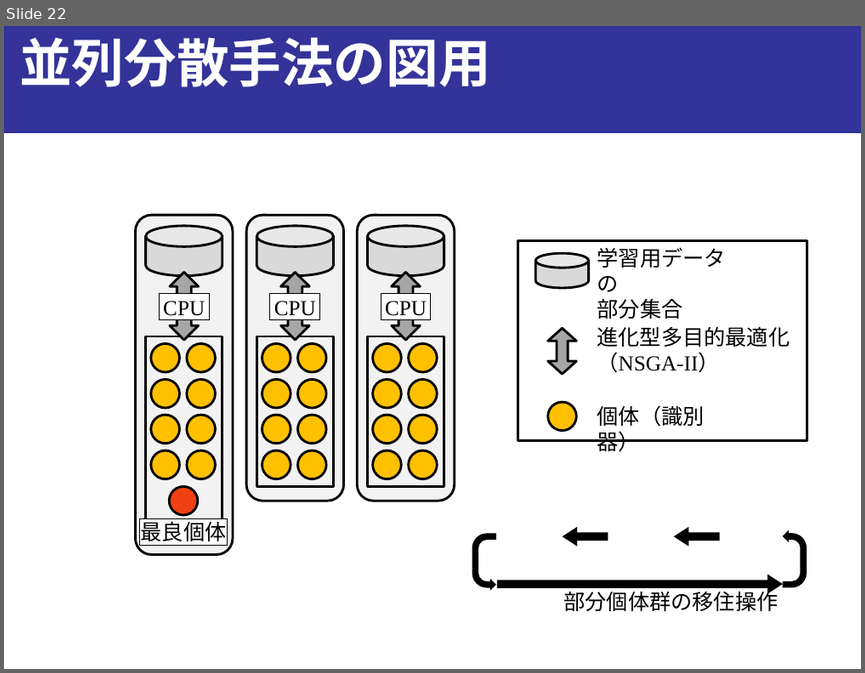
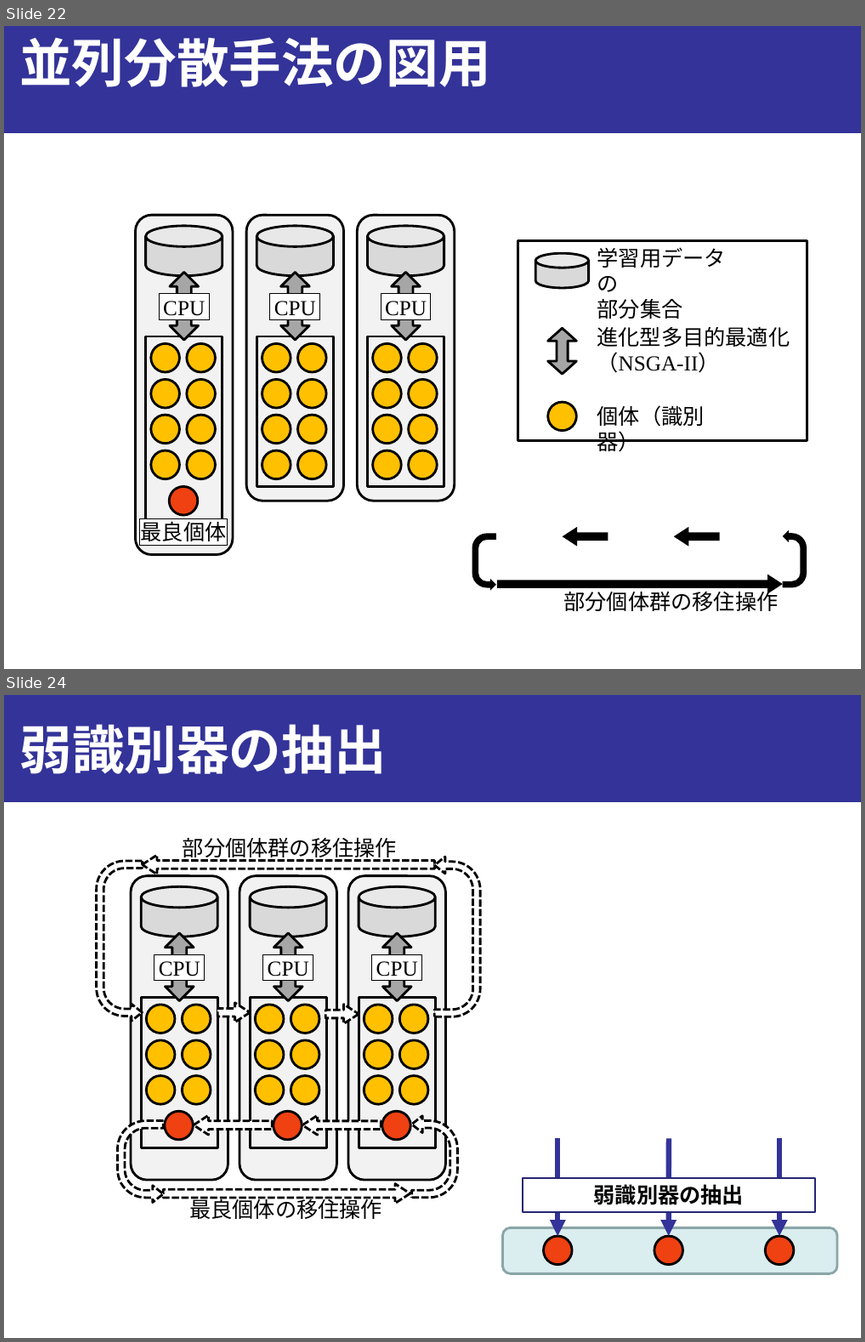
Before and after one commit to onikUone/Junior_slides, a slide deck: Junior_下書き.pptx. Shown one above the other, each under a label of ours: slide 22 before the commit, slides 22 and 24 after it; the slides between them are not shown. The pictures are 865x673 and 865x1342 pixels, drawn with LibreOffice and Linux fonts; fonts in the diff are those of the drawing. Boxes give left, top, right and bottom in pixels: in the first picture for what was removed or moved away, otherwise in the second. Text is boxed around its words. In the diff, an @@ line names an element or a change of style, - is before the commit and + after.

```diff
--- a/Junior_下書き.pptx
+++ b/Junior_下書き.pptx
@@ slide 24 added at <box>4,695,861,1338</box>, background #FFFFFF; not listed: 1 template element that a slide beside it also shows @@
@@ title added at <box>19,724,386,774</box>, 44 pt, text #FFFFFF, bold @@
+弱識別器の抽出
@@ text added at <box>182,837,397,861</box>, 18 pt, text #000000 @@
+部分個体群の移住操作
@@ uturn arrow added at <box>97,861,142,1021</box>, fill #FFFFFF, outline #000000 2 pt dashed @@
@@ left arrow added at <box>142,855,434,875</box>, fill #FFFFFF, outline #000000 2 pt dashed @@
@@ uturn arrow added at <box>435,857,480,1016</box>, fill #FFFFFF, outline #000000 2 pt dashed @@
@@ left arrow added at <box>217,1003,250,1022</box>, fill #FFFFFF, outline #000000 2 pt dashed @@
@@ left arrow added at <box>325,1004,358,1024</box>, fill #FFFFFF, outline #000000 2 pt dashed @@
@@ uturn arrow added at <box>118,1121,163,1202</box>, fill #FFFFFF, outline #000000 2 pt dashed @@
@@ group added at <box>131,876,228,1180</box>: 7 ellipses, 2 rectangles, 1 rounded rectangle, 1 cylinder, 1 up down arrow @@
+CPU
@@ left arrow added at <box>194,1115,273,1134</box>, fill #FFFFFF, outline #000000 2 pt dashed @@
@@ group added at <box>239,876,337,1180</box>: 7 ellipses, 2 rectangles, 1 rounded rectangle, 1 cylinder, 1 up down arrow @@
+CPU
@@ left arrow added at <box>302,1115,381,1134</box>, fill #FFFFFF, outline #000000 2 pt dashed @@
@@ group added at <box>348,876,446,1180</box>: 7 ellipses, 2 rectangles, 1 rounded rectangle, 1 cylinder, 1 up down arrow @@
+CPU
@@ uturn arrow added at <box>412,1116,457,1197</box>, fill #FFFFFF, outline #000000 2 pt dashed @@
@@ arrow added from (557, 1138) to (557, 1236), #333399 4.5 pt @@
@@ arrow added from (669, 1138) to (668, 1236), #333399 4.5 pt @@
@@ arrow added from (779, 1138) to (779, 1236), #333399 4.5 pt @@
@@ rectangle added at <box>522,1178,815,1212</box>, fill #FFFFFF, outline #262673 1.5 pt, 18 pt, text #000000, bold @@
+弱識別器の抽出
@@ left arrow added at <box>163,1184,410,1203</box>, fill #FFFFFF, outline #000000 2 pt dashed @@
@@ text added at <box>189,1196,382,1219</box>, 18 pt, text #000000 @@
+最良個体の移住操作
@@ rounded rectangle added at <box>503,1227,837,1273</box>, fill #DAEDEF, outline #8AA6A8 2 pt @@
@@ ellipse added at <box>543,1236,571,1264</box>, fill #EF4111, outline #000000 2 pt @@
@@ ellipse added at <box>654,1236,682,1264</box>, fill #EF4111, outline #000000 2 pt @@
@@ ellipse added at <box>765,1236,793,1264</box>, fill #EF4111, outline #000000 2 pt @@
```
Also in this commit, not shown: 4 slides changed, 2 other slides added, 7 other files.
